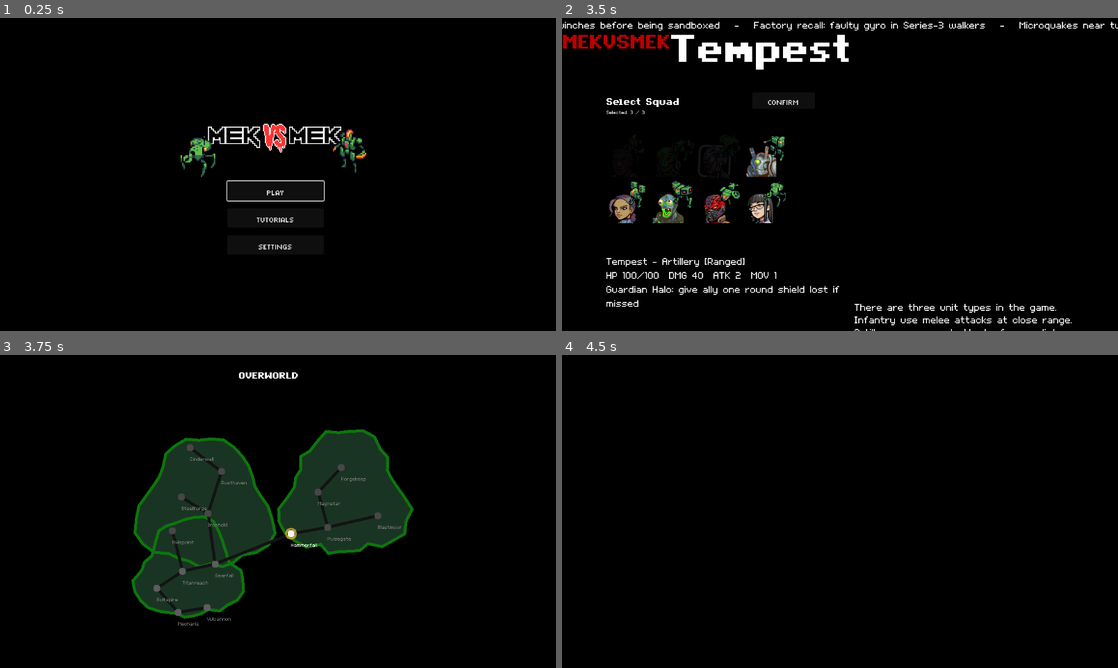
Above: before the commit, frames 1-4 (two rows, left to right).
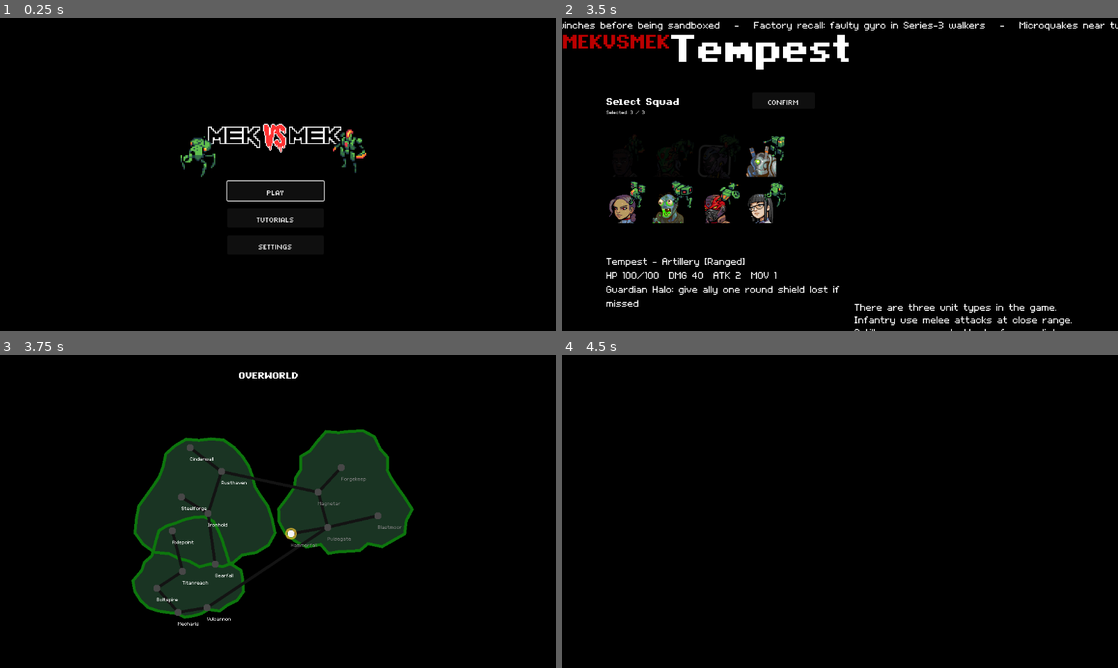
Above: after the commit, the same moments.

Repository: Tekknobot/Terrain
Game: Godot game, scene res://Scenes/TitleScreen.tscn
The game is run twice, just before and just after one commit, with the same random seed, the same clock (stepped at 60 frames per second) and the same inputs. Sound files missing from this copy of the repository are replaced by a short silence.
Inputs (mouse positions are in pixels of both pictures, inside the frame that each line leads up to):
- Up to frame 1 (0.25 s): no input
- Up to frame 2 (3.5 s): click "PLAY" at 0.5 s; click (623, 161) at 1.25 s; click (667, 161) at 2.02 s; click (712, 161) at 2.77 s
- Up to frame 3 (3.75 s): click "Confirm" at 3.5 s
- Up to frame 4 (4.5 s): click (851, 533) at 4.25 s

Frames 1-2 are identical in both runs. In frame 3, 0.6% of the frame differs, in the area x 28-59%, y 32-87%; in frame 4, nothing differs.

Commit message:
Update Overworld code.

Diff:
--- a/Scripts/OverworldMap.gd
+++ b/Scripts/OverworldMap.gd
@@ -89,6 +89,7 @@
 @export var pulse_color_current: Color = Color(1.0, 0.8, 0.2, 0.85)
 
 var _pulse_tweens := {}   # region_id -> SceneTreeTween
+var _spine: Array = []
 
 func _ready():
 	# Create a session seed once, then reuse it for the rest of the run.
@@ -104,10 +105,10 @@
 	_update_region_labels()
 
 func _input(event: InputEvent) -> void:
-	# Drag with Right or Middle mouse (prevents fighting with left-click buttons)
 	if event is InputEventMouseButton:
 		var mb := event as InputEventMouseButton
-		if mb.button_index == MOUSE_BUTTON_LEFT or mb.button_index == MOUSE_BUTTON_MIDDLE:
+		# ⬇️ Only middle or right should pan
+		if mb.button_index == MOUSE_BUTTON_MIDDLE or mb.button_index == MOUSE_BUTTON_RIGHT:
 			_dragging = mb.pressed
 			_drag_mouse_start = mb.position
 			_drag_node_start  = position
@@ -116,6 +117,7 @@
 	if _dragging and event is InputEventMouseMotion:
 		var mm := event as InputEventMouseMotion
 		position += mm.relative
+
 
 func _make_circle_texture(radius: int, color: Color) -> Texture2D:
 	var size := radius * 2
@@ -172,33 +174,46 @@
 	for i in range(regions.size()):
 		_adj[i] = []
 
-	# Build roads: per-island MST + extra local edges
+	# Build local roads (within islands) only
 	for isl in islands:
 		_connect_island_nodes(isl["nodes"])
 
-	# Bridges between islands (closest pairs)
-	_connect_islands()
-
-	# Assign tiers…
+	# (Optional) REMOVE or comment out global random island-to-island bridges:
+	# _connect_islands()
+
+	# Assign tiers & get the spine
 	var spine := _assign_tiers_to_six()
-
-	# Redraw region visuals now that tiers are known
+	_spine = spine
+	# Redraw visuals now that tiers are known
 	for i in range(regions.size()):
 		_update_region_visuals(i)
 
 	_ensure_tier_six(spine)
 
-	# Optional: highlight spine…
+	# Optional highlight...
 	for n in spine:
 		if n >= 0 and n < regions.size():
 			regions[n]["button"].modulate = regions[n]["button"].modulate.lightened(0.12)
 
-	# NEW: prune Tier 1 ↔ Tier 6 shortcuts, then refresh interactivity/labels
+	# 1) Keep your tier gate cleanup
 	_remove_disallowed_edges()
+
+	# 2) **Block** non-spine edges that hop between islands
+	_remove_nonspine_interisland_edges(spine)
+
+	# 3) **Guarantee** a single constellation by adding exactly one bridge
+	#    from any isolated island to the spine.
+	_ensure_island_bridge_to_spine(spine)
+
+	# 4) Final sweep: if any stray nodes still can’t reach the spine, tether them.
 	_ensure_connected_to_spine(spine)
+
+	# Wrap up
 	_update_region_interactivity()
 	_update_region_labels()
 	_refresh_available_animations()
+	_refresh_highlight_state()
+
 
 func _ensure_connected_to_spine(spine: Array) -> void:
 	if spine.is_empty():
@@ -424,7 +439,7 @@
 	btn.modulate = base_tint
 	btn.z_index = 5
 	# Important: allow RMB/MMB to pass through for panning
-	btn.mouse_filter = Control.MOUSE_FILTER_PASS
+	btn.mouse_filter = Control.MOUSE_FILTER_STOP
 	btn.focus_mode = Control.FOCUS_NONE
 	add_child(btn)
 
@@ -461,16 +476,47 @@
 func _update_region_visuals(i: int) -> void:
 	var e = regions[i]
 	var completed := GameData.is_region_completed(i)
-	var unlocked  := GameData.is_region_unlocked(i, e["tier"], e["parents"])
-
+
+	# Keep base (dim) unless completed; we'll brighten selectively elsewhere.
 	var tint: Color = node_locked_color
 	if completed:
 		tint = node_cleared_color
-	elif unlocked:
-		tint = node_available_color
 
 	(e["button"] as TextureButton).modulate = tint
 	(e["label"] as Label).text = e["name"]
+
+func _refresh_highlight_state() -> void:
+	var cur := _current_spine_node()
+	var nxt := _next_connected_to_current(cur)
+
+	for i in range(regions.size()):
+		var e = regions[i]
+		var completed := GameData.is_region_completed(i)
+		var unlocked  := GameData.is_region_unlocked(i, e["tier"], e["parents"])
+
+		var tint := node_locked_color
+		if completed:
+			tint = node_cleared_color
+		elif i == cur:
+			# Make current slightly brighter than normal available
+			tint = node_available_color.lightened(0.10)
+		elif i == nxt and unlocked:
+			# Next target: bright white
+			tint = node_available_color
+		else:
+			# Everyone else (locked or just not the focus): stay dim
+			tint = node_locked_color
+
+		(e["button"] as TextureButton).modulate = tint
+
+		# Labels: only current/next are bright (completed stays red)
+		var lbl: Label = e["label"]
+		if completed:
+			lbl.modulate = Color(1, 0.2, 0.2)
+		elif i == cur or (i == nxt and unlocked):
+			lbl.modulate = Color(1, 1, 1)
+		else:
+			lbl.modulate = Color(0.5, 0.5, 0.5)
 
 # ─────────────────────────────────────────────────────────────────────────────
 # Roads & bridges
@@ -776,15 +822,27 @@
 # Interactivity & labels (non-linear unlocks)
 # ─────────────────────────────────────────────────────────────────────────────
 func _update_region_interactivity() -> void:
+	var cur := _current_spine_node()
+	var nxt := _next_connected_to_current(cur)
+
 	for i in range(regions.size()):
 		var e = regions[i]
 		var completed := GameData.is_region_completed(i)
 		var unlocked  := GameData.is_region_unlocked(i, e["tier"], e["parents"])
 
-		# Completed regions are never selectable again.
-		e["button"].disabled = completed or (not unlocked)
+		# Current node: playable if not completed (ignore unlocked)
+		# Next node: playable only if unlocked and not completed
+		var playable := false
+		if i == cur and not completed:
+			playable = true
+		elif i == nxt and not completed and unlocked:
+			playable = true
+
+		e["button"].disabled = not playable
 
 	_refresh_available_animations()
+	_refresh_highlight_state()
+
 
 func _update_region_labels() -> void:
 	for i in range(regions.size()):
@@ -805,19 +863,25 @@
 # Input
 # ─────────────────────────────────────────────────────────────────────────────
 func _on_region_pressed(i: int) -> void:
-	var e = regions[i]
-	var tier: int = e["tier"]
-
-	# Block if completed or not unlocked.
+	var cur := _current_spine_node()
+	var nxt := _next_connected_to_current(cur)
+	if i != cur and i != nxt:
+		return
 	if GameData.is_region_completed(i):
 		return
-	if not GameData.is_region_unlocked(i, tier, e["parents"]):
+
+	var e = regions[i]
+	# Only enforce unlock for 'next'; current is always allowed
+	if i == nxt and not GameData.is_region_unlocked(i, e["tier"], e["parents"]):
 		return
 
 	GameData.last_region_index = i
-	GameData.last_region_tier  = tier
-	emit_signal("region_selected", i, e["name"])
-	get_tree().change_scene_to_file("res://Scenes/Main.tscn")
+	GameData.last_region_tier  = e["tier"]
+
+	# More robust scene change (prints error code if any)
+	var err := get_tree().change_scene_to_file("res://Scenes/Main.tscn")
+	if err != OK:
+		push_error("Failed to change scene (code %d). Check path/case." % err)
 
 func _on_region_hover(i: int) -> void:
 	var e = regions[i]
@@ -984,11 +1048,135 @@
 	return best
 
 func _refresh_available_animations() -> void:
-	var current := _pick_current_available()
-	for i in range(regions.size()):
-		var completed := GameData.is_region_completed(i)
-		var unlocked  := GameData.is_region_unlocked(i, regions[i]["tier"], regions[i]["parents"])
-		if completed or not unlocked:
-			_remove_pulse(i)
+	var cur := _current_spine_node()
+	var nxt := _next_connected_to_current(cur)
+
+	for i in range(regions.size()):
+		if i == cur:
+			_apply_pulse(i, true)     # current = golden pulse
+		elif i == nxt:
+			_apply_pulse(i, false)    # next = white pulse
 		else:
-			_apply_pulse(i, i == current)
+			_remove_pulse(i)          # no other rings
+
+func _node_to_island_map() -> Dictionary:
+	var map := {}
+	for isl_idx in range(islands.size()):
+		for n in islands[isl_idx]["nodes"]:
+			map[n] = isl_idx
+	return map
+
+func _to_set(arr: Array) -> Dictionary:
+	var d := {}
+	for x in arr: d[x] = true
+	return d
+
+func _remove_nonspine_interisland_edges(spine: Array) -> void:
+	var spine_set := _to_set(spine)
+	var node_island := _node_to_island_map()
+	var to_remove: Array[String] = []
+
+	for u in _adj.keys():
+		for v in _adj[u]:
+			if u < v:
+				# If edge is between **different** islands and **neither** endpoint is on the spine → remove it
+				if node_island.get(u, -1) != node_island.get(v, -1) \
+				and not spine_set.has(u) and not spine_set.has(v):
+					to_remove.append(_edge_key(u, v))
+
+	# Physically remove them (graph, parents, visuals)
+	for key in to_remove:
+		var parts := key.split("_")
+		var u := int(parts[0]); var v := int(parts[1])
+
+		if _adj.has(u): _adj[u].erase(v)
+		if _adj.has(v): _adj[v].erase(u)
+
+		if regions[v]["parents"].has(u): regions[v]["parents"].erase(u)
+		if regions[u]["parents"].has(v): regions[u]["parents"].erase(v)
+
+		if _edge_lines.has(key):
+			var line: Line2D = _edge_lines[key]
+			if is_instance_valid(line):
+				remove_child(line)
+				line.queue_free()
+			_edge_lines.erase(key)
+
+func _ensure_island_bridge_to_spine(spine: Array) -> void:
+	if spine.is_empty():
+		return
+	var spine_set := _to_set(spine)
+	var dist := _multi_source_bfs(spine)  # who is already connected?
+
+	# For each island, if **none** of its nodes is reachable from the spine,
+	# create exactly ONE bridge from the island to the nearest compatible spine node.
+	for isl_idx in range(islands.size()):
+		var nodes: Array = islands[isl_idx]["nodes"]
+		if nodes.is_empty():
+			continue
+
+		var island_reachable := false
+		for n in nodes:
+			if dist.has(n):
+				island_reachable = true
+				break
+		if island_reachable:
+			continue
+
+		# Find the closest pair (island node ↔ spine node) that passes tier rules.
+		var best_u := -1
+		var best_s := -1
+		var best_d := INF
+		for u in nodes:
+			for s in spine:
+				if _tiers_can_connect(u, s):
+					var d = regions[u]["pos"].distance_to(regions[s]["pos"])
+					if d < best_d:
+						best_d = d; best_u = u; best_s = s
+
+		# Fallback: if tier rule blocked *every* pair (unlikely since spine has mixed tiers),
+		# ignore tier ban once to guarantee global connectivity.
+		if best_u == -1:
+			for u in nodes:
+				for s in spine:
+					var d = regions[u]["pos"].distance_to(regions[s]["pos"])
+					if d < best_d:
+						best_d = d; best_u = u; best_s = s
+
+		if best_u != -1 and best_s != -1:
+			_add_edge(best_u, best_s)
+
+func _current_spine_node() -> int:
+	if _spine.is_empty():
+		return -1
+	# If start isn’t completed yet, it’s the current.
+	if not GameData.is_region_completed(_spine[0]):
+		return _spine[0]
+
+	# Otherwise, use the last completed node along the spine (the player’s anchor).
+	var last_completed_idx := -1
+	for i in range(_spine.size()):
+		if GameData.is_region_completed(_spine[i]):
+			last_completed_idx = i
+		else:
+			break
+	if last_completed_idx >= 0:
+		return _spine[last_completed_idx]
+	return _spine[0]
+
+func _next_connected_to_current(cur: int) -> int:
+	if cur == -1 or _spine.is_empty():
+		return -1
+	var idx := _spine.find(cur)
+	if idx == -1:
+		return -1
+
+	# Prefer the forward neighbor on the spine (the intended progression).
+	if idx + 1 < _spine.size():
+		var n = _spine[idx + 1]
+		var e = regions[n]
+		if not GameData.is_region_completed(n) and GameData.is_region_unlocked(n, e["tier"], e["parents"]):
+			return n
+
+	# (Optionally you could also check idx-1 if you want backward-play; omitted by design.)
+	return -1
